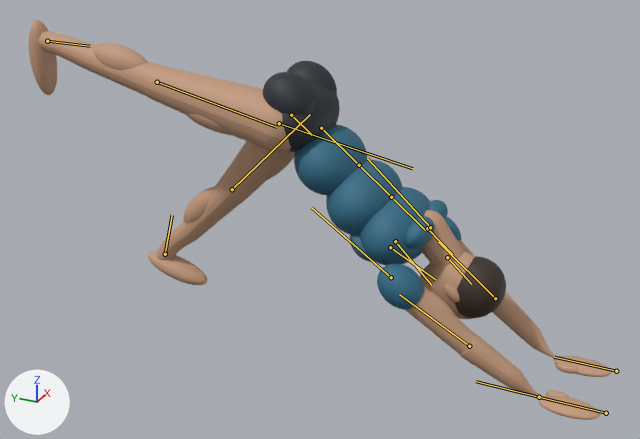
An edit to the glTF model exports/three-leg-dog-pose.glb, drawn before and after from the same camera.
One viewpoint serves both versions: a 50 mm camera at (-2.292, -0.78, 1.546) aimed at (-0.016, 0.244, 0.408). Arrows for +X, +Y and +Z are at lower left; the lights stay in place. The older version comes first. Both versions are drawn at frame 205 of the action 'three-leg-dog-pose_right'; the numbers are the values there. The bones that change, and the others that lie on the model, are drawn over the model as lines.
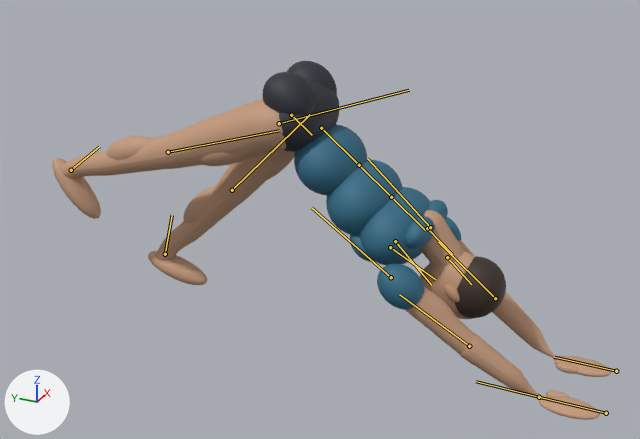
Changed parts and their boxes (x1, y1, x2, y2) in the pictures (640 x 439 px):
'Mesh_0', posed (10% shorter)
    before: (29, 20, 611, 420)
    after: (52, 61, 611, 420)
bone 'hip_r', root to tip
    before: (279, 123) to (412, 168)
    after: (279, 123) to (409, 90)
bone 'knee_r', root to tip
    before: (157, 82) to (276, 127)
    after: (168, 152) to (279, 130)
bone 'ankle_r', root to tip
    before: (47, 41) to (90, 46)
    after: (71, 170) to (99, 146)

What the commit changed:
Bone 'hip_r' (bone_hip_r) turns from (0, 3, 28) to (0, 1, 59) degrees about its own x, y and z.
Bone 'knee_r' (bone_knee_r) turns from (0, 0, -2) to (0, 0, -3) degrees about its own x, y and z.
Bone 'ankle_r' (bone_ankle_r) turns from (0, 0, 12) to (0, 0, 21) degrees about its own x, y and z.
